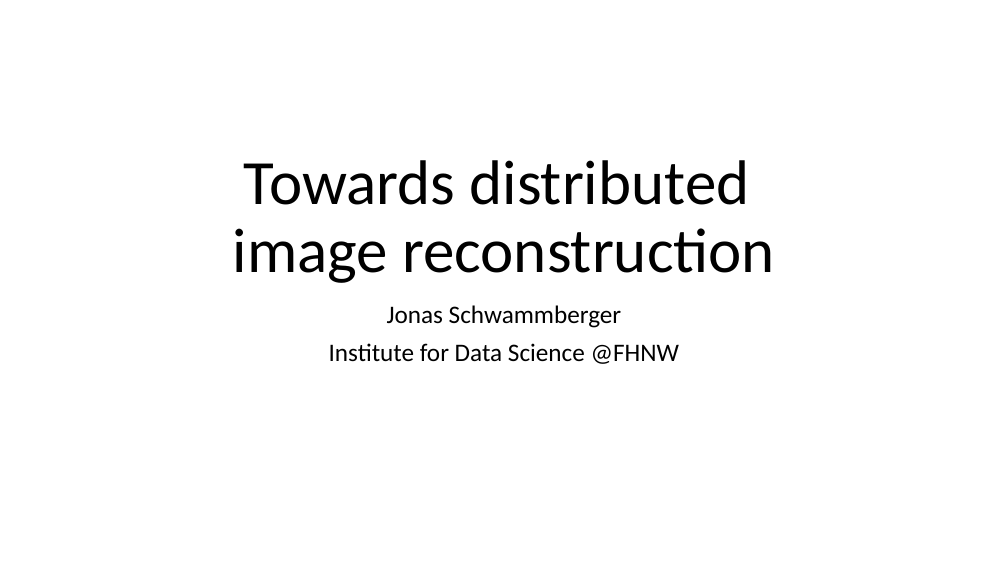
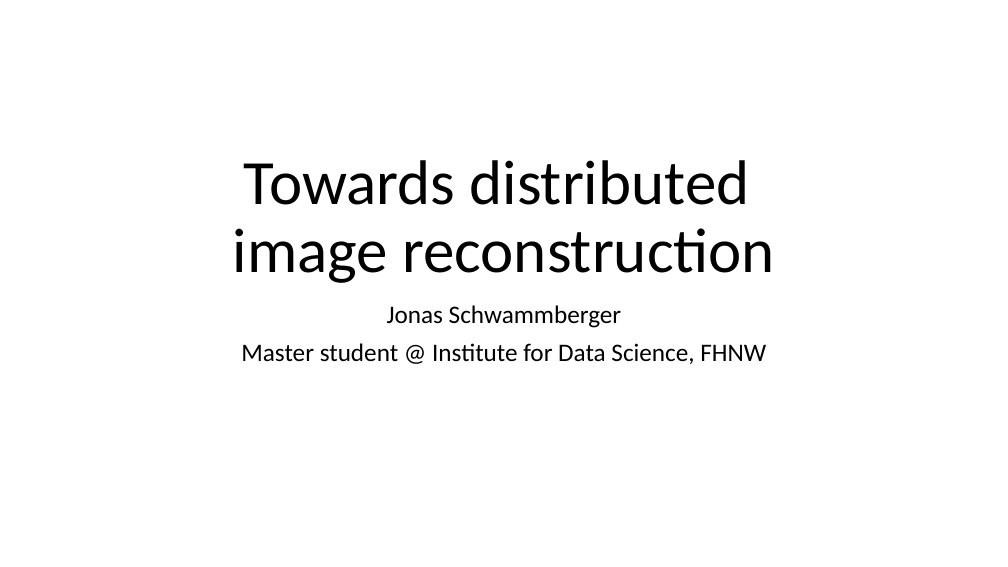
Before and after one commit to lord-blueberry/p9-doc, a slide deck: slide 1 of SKA-Days/pp.pptx. Drawn at 1008x567 pixels with LibreOffice and Linux fonts; fonts in the diff are those of the drawing. Boxes give left, top, right and bottom in pixels: in the first picture for what was removed or moved away, otherwise in the second. Text is boxed around its words. In the diff, an @@ line names an element or a change of style, - is before the commit and + after.

```diff
--- a/SKA-Days/pp.pptx
+++ b/SKA-Days/pp.pptx
@@ subtitle at box(241, 343, 766, 364): text changed @@
-Institute for Data Science @FHNW
+Master student @ Institute for Data Science, FHNW
```
Also in this commit, not shown: 10 other slides changed, 5 slides added, 2 slides removed, 6 other files.
